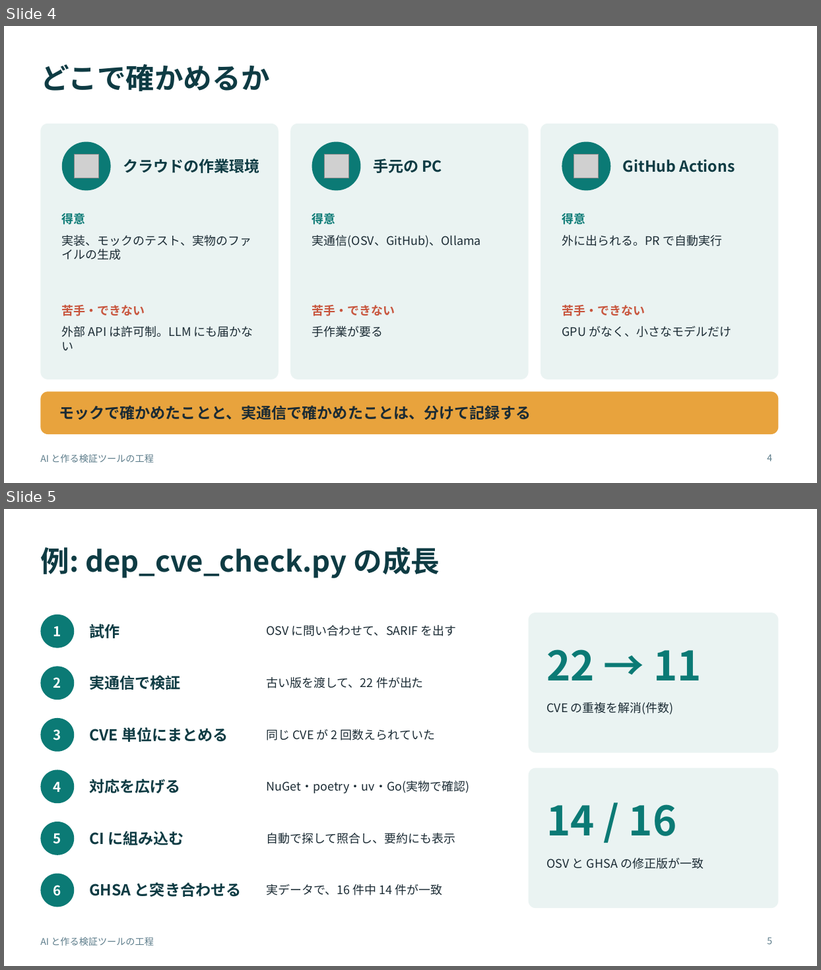
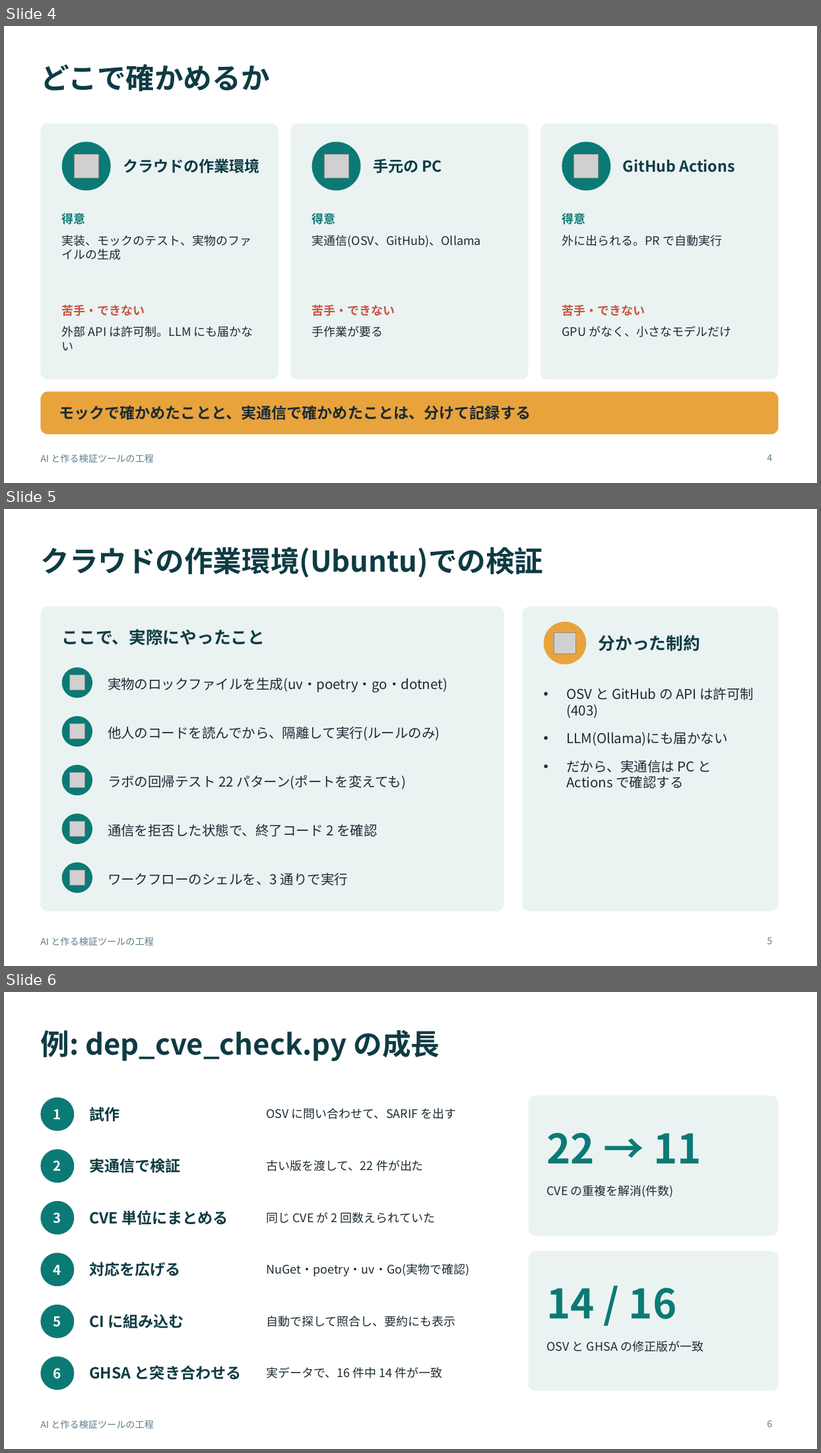
Before and after one commit to w-index-m/ai-agent-attack-defense, a slide deck: docs/ai-built-tools-process.pptx. Shown one above the other, each under a label of ours: slides 4 and 5 before the commit, slides 4, 5 and 6 after it. The pictures are 821x970 and 821x1453 pixels, drawn with LibreOffice and Linux fonts; fonts in the diff are those of the drawing; grey boxes stand for pictures. Boxes give left, top, right and bottom in pixels: in the first picture for what was removed or moved away, otherwise in the second. Text is boxed around its words. In the diff, an @@ line names an element or a change of style, - is before the commit and + after.

```diff
--- a/docs/ai-built-tools-process.pptx
+++ b/docs/ai-built-tools-process.pptx
@@ slide 5 added at (x1=4, y1=509, x2=817, y2=966), background #FFFFFF; not listed: 1 template element that a slide beside it also shows @@
@@ title added at (x1=40, y1=547, x2=543, y2=578), 34 pt, text #0E3B43, bold @@
+クラウドの作業環境(Ubuntu)での検証
@@ rounded rectangle added at (x1=40, y1=607, x2=504, y2=912), fill #EAF3F2 @@
@@ rounded rectangle added at (x1=523, y1=607, x2=779, y2=912), fill #EAF3F2 @@
@@ ellipse added at (x1=544, y1=622, x2=587, y2=665), fill #E8A33D @@
@@ text added at (x1=62, y1=629, x2=265, y2=646), 20 pt, text #0E3B43, bold @@
+ここで、実際にやったこと
@@ picture added at (x1=555, y1=632, x2=576, y2=654) @@
@@ text added at (x1=599, y1=635, x2=700, y2=652), 20 pt, text #0E3B43, bold @@
+分かった制約
@@ ellipse added at (x1=62, y1=667, x2=92, y2=698), fill #0B7A75 @@
@@ picture added at (x1=69, y1=675, x2=85, y2=691) @@
@@ text added at (x1=108, y1=677, x2=448, y2=692), 16 pt, text #1B2B34 @@
+実物のロックファイルを生成(uv・poetry・go・dotnet)
@@ text added at (x1=566, y1=688, x2=754, y2=789), 16 pt, text #1B2B34 @@
+• OSV と GitHub の API は許可制(403)
+• LLM(Ollama)にも届かない
+• だから、実通信は PC と Actions で確認する
@@ ellipse added at (x1=62, y1=716, x2=92, y2=747), fill #0B7A75 @@
@@ picture added at (x1=69, y1=723, x2=85, y2=739) @@
@@ text added at (x1=108, y1=726, x2=440, y2=741), 16 pt, text #1B2B34 @@
+他人のコードを読んでから、隔離して実行(ルールのみ)
@@ ellipse added at (x1=62, y1=765, x2=92, y2=795), fill #0B7A75 @@
@@ picture added at (x1=69, y1=773, x2=85, y2=788) @@
@@ text added at (x1=108, y1=775, x2=407, y2=789), 16 pt, text #1B2B34 @@
+ラボの回帰テスト 22 パターン(ポートを変えても)
@@ ellipse added at (x1=62, y1=814, x2=92, y2=844), fill #0B7A75 @@
@@ picture added at (x1=69, y1=821, x2=85, y2=836) @@
@@ text added at (x1=108, y1=824, x2=377, y2=837), 16 pt, text #1B2B34 @@
+通信を拒否した状態で、終了コード 2 を確認
@@ ellipse added at (x1=62, y1=863, x2=92, y2=893), fill #0B7A75 @@
@@ picture added at (x1=69, y1=870, x2=85, y2=885) @@
@@ text added at (x1=108, y1=873, x2=348, y2=886), 16 pt, text #1B2B34 @@
+ワークフローのシェルを、3 通りで実行
@@ page number added at (x1=767, y1=937, x2=772, y2=945), 11 pt, text #5C7C8A @@
+5
@@ what was slide 5 is now slide 6 @@
@@ page number at (x1=767, y1=1420, x2=772, y2=1428): text changed @@
-5
+6
```
Also in this commit, not shown: 1 slide changed.
